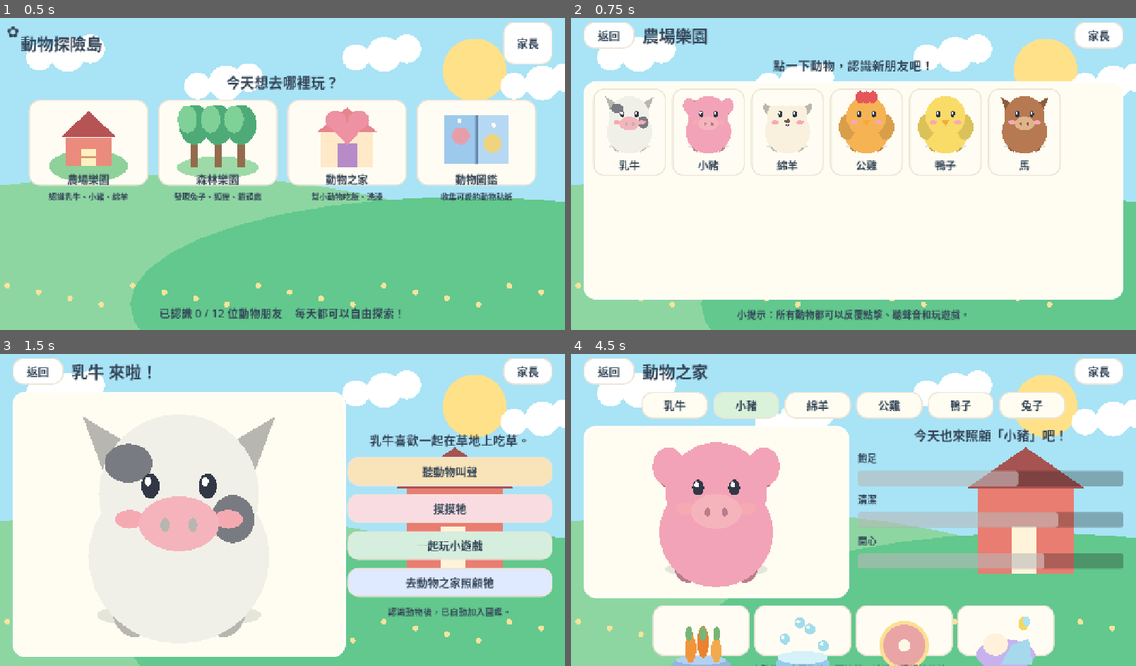
Above: before the commit, frames 1-4 (two rows, left to right).
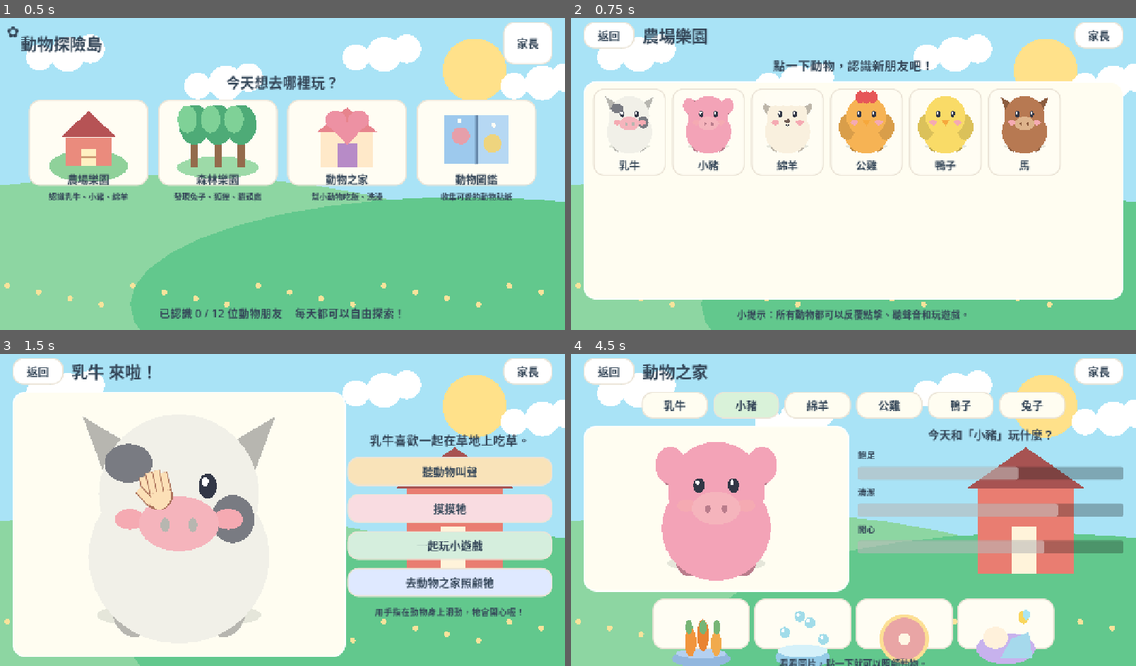
Above: after the commit, the same moments.

Repository: jimmy0933b3-sudo/farm
Game: Godot game, scene res://scenes/Main.tscn
Two runs of this game, one before a commit and one after it. Both use one fixed random seed, a clock stepped at 60 frames per second and the inputs below.
Inputs (mouse positions are in pixels of both pictures, inside the frame that each line leads up to):
- Up to frame 1 (0.5 s): no input
- Up to frame 2 (0.75 s): click (661, 142) at 0.52 s
- Up to frame 3 (1.5 s): click (56, 469) at 1.27 s
- Up to frame 4 (4.5 s): click "返回" at 2 s; click (706, 469) at 2.77 s; click "摸摸牠" at 3.5 s; click "去動物之家照顧牠" at 4.25 s

Frame 1 is identical in both runs. In frame 2, less than 0.1% of the frame differs, in the area x 8-83%, y 32-35%; in frame 3, 1.2%; in frame 4, 17%, in the area x 2-98%, y 23-100%.

Commit message:
feat(gameplay): interactive pet gestures, care reactions and single-entry welcome narration

Diff:
--- a/scripts/AnimalArt.gd
+++ b/scripts/AnimalArt.gd
@@ -77,13 +77,21 @@
 	if animal_id == "owl":
 		_oval(-27,-39,31,38,Color("#FFF4D0"))
 		_oval(27,-39,31,38,Color("#FFF4D0"))
-	# Faces.
-	_oval(-25,-38,8,11,ink)
-	_oval(25,-38,8,11,ink)
-	_oval(-27,-42,3,4,Color.WHITE)
-	_oval(23,-42,3,4,Color.WHITE)
-	_oval(-43,-9,13,8,cheek)
-	_oval(43,-9,13,8,cheek)
+	# Expressive eyes and cheeks for petting, eating, washing, playing and sleeping.
+	if mood == "sleep":
+		draw_arc(Vector2(-25,-37),13.0,0.15,PI-0.15,14,ink,3.5)
+		draw_arc(Vector2(25,-37),13.0,0.15,PI-0.15,14,ink,3.5)
+	elif mood in ["happy","clean","play"]:
+		draw_arc(Vector2(-25,-36),12.0,PI+0.13,TAU-0.13,14,ink,4.0)
+		draw_arc(Vector2(25,-36),12.0,PI+0.13,TAU-0.13,14,ink,4.0)
+	else:
+		_oval(-25,-38,8,11,ink)
+		_oval(25,-38,8,11,ink)
+		_oval(-27,-42,3,4,Color.WHITE)
+		_oval(23,-42,3,4,Color.WHITE)
+	var blush_size = 19.0 if mood in ["happy","clean","play"] else 13.0
+	_oval(-43,-9,blush_size,9,cheek)
+	_oval(43,-9,blush_size,9,cheek)
 	if animal_id in ["duck", "chicken", "owl"]:
 		_poly([Vector2(-16,-19),Vector2(16,-19),Vector2(0,5)],Color("#F6A83C"))
 	elif animal_id in ["cow","pig","horse"]:
@@ -92,16 +100,23 @@
 		_oval(12,-4,4,6,dark)
 	else:
 		_oval(0,-14,9,7,Color("#705C54"))
-		if mood == "happy":
-			draw_arc(Vector2(0,-6),18.0,0.15,PI - 0.15,16,ink,3.0)
+		if mood in ["happy","clean","play","eating"]:
+			draw_arc(Vector2(0,-6),18.0,0.15,PI-0.15,16,ink,3.0)
+		elif mood == "sleep":
+			draw_line(Vector2(-8,-1),Vector2(8,-1),ink,3.0)
 		else:
 			draw_line(Vector2(-9,-3),Vector2(0,3),ink,2.0)
 			draw_line(Vector2(0,3),Vector2(9,-3),ink,2.0)
 	if animal_id == "pig":
 		_oval(-66,-67,22,27,tint)
 		_oval(66,-67,22,27,tint)
-	if mood == "happy":
+	if mood in ["happy","play","clean"]:
 		_oval(69,-110,9,10,Color("#F57892"))
 		_oval(83,-115,9,10,Color("#F57892"))
 		_poly([Vector2(60,-111),Vector2(92,-111),Vector2(76,-92)],Color("#F57892"))
+	if mood == "eating":
+		_oval(-13,25,4,6,Color("#DDB46B"))
+		_oval(16,31,5,5,Color("#DDB46B"))
+	if mood in ["happy","eating","clean","play"] and animal_id in ["cow","pig","horse","duck","chicken","owl"]:
+		draw_arc(Vector2(0,24),18.0,0.15,PI-0.15,16,ink,3.0)
 	draw_set_transform(Vector2.ZERO,0.0,Vector2.ONE)
--- a/scripts/Main.gd
+++ b/scripts/Main.gd
@@ -5,6 +5,8 @@
 const Data = preload("res://scripts/GameData.gd")
 const Store = preload("res://scripts/SaveData.gd")
 const AnimalArt = preload("res://scripts/AnimalArt.gd")
+const PettingArea = preload("res://scripts/PettingArea.gd")
+const CareStage = preload("res://scripts/CareStage.gd")
 const ChoiceArt = preload("res://scripts/ChoiceArt.gd")
 const Backdrop = preload("res://scripts/Backdrop.gd")
 const Synth = preload("res://scripts/Synth.gd")
@@ -20,6 +22,12 @@
 var feedback_label: Label
 var answer_buttons: Array = []
 var adult_unlocked: bool = false
+var petting_area: Control
+var care_stage: Control
+var care_bars: Dictionary = {}
+var care_feedback: Label
+var care_action_buttons: Array = []
+var care_intro_count: int = 0
 
 func _ready() -> void:
 	animals = Data.read_array("res://data/animals.json")
@@ -286,7 +294,13 @@
 	var panel = _panel()
 	panel.size_flags_horizontal = Control.SIZE_EXPAND_FILL
 	main.add_child(panel)
-	panel.add_child(_large_art(info,Vector2(380,390)))
+	petting_area = PettingArea.new()
+	petting_area.setup(info,bool(progress.data["settings"].get("reduce_motion",false)))
+	petting_area.custom_minimum_size = Vector2(380,390)
+	petting_area.size_flags_horizontal = Control.SIZE_EXPAND_FILL
+	petting_area.size_flags_vertical = Control.SIZE_EXPAND_FILL
+	petting_area.stroked.connect(Callable(self,"_on_pet_stroke"))
+	panel.add_child(petting_area)
 	var side = VBoxContainer.new()
 	side.custom_minimum_size = Vector2(465,0)
 	side.alignment = BoxContainer.ALIGNMENT_CENTER
@@ -298,26 +312,24 @@
 	side.add_child(_button("一起玩小遊戲", Callable(self,"show_game").bind(id), Color("#D5EEDD")))
 	if bool(info.get("care",false)):
 		side.add_child(_button("去動物之家照顧牠", Callable(self,"show_care").bind(id), Color("#DFE9FF")))
-	side.add_child(_label("認識動物後，已自動加入圖鑑。", 20))
-	_narrate("你好！我是%s。%s 你可以摸摸我、聽聽聲音，或玩小遊戲。" % [str(info["name"]),str(info["desc"])])
+	side.add_child(_label("用手指在動物身上滑動，牠會開心喔！", 20))
+	_narrate("你好！我是%s。%s 用手指在我身上輕輕滑動，就能摸摸我喔！" % [str(info["name"]),str(info["desc"])])
 
 func _play_animal(id: String) -> void:
 	if bool(progress.data["settings"].get("sound",true)):
 		sound.play_animal(id)
 
-func _pet(id: String) -> void:
-	_play_animal(id)
-	# A happy pose is temporary, next page returns to idle.
-	for child in get_children():
-		if child is MarginContainer:
-			_set_mood_recursive(child)
-
-func _set_mood_recursive(node: Node) -> void:
-	if node is AnimalArt:
-		node.mood = "happy"
-		node.queue_redraw()
-	for child in node.get_children():
-		_set_mood_recursive(child)
+func _pet(_id: String) -> void:
+	# The button is an instruction, not an artificial 'pet success' shortcut.
+	if is_instance_valid(petting_area):
+		petting_area.guide()
+	_narrate("把手指放在動物身上，輕輕來回滑動，讓牠開心！")
+
+func _on_pet_stroke() -> void:
+	# Reward only the first successful stroke with audio; the animation
+	# continues smoothly without restarting a long spoken introduction.
+	if is_instance_valid(petting_area) and int(petting_area.strokes) == 1:
+		_play_animal(selected_animal)
 
 func show_game(animal_id: String) -> void:
 	var level = Data.get_level(levels, animal_id)
@@ -444,7 +456,7 @@
 	# Locked stickers are intentionally non-destructive.
 	pass
 
-func show_care(id: String = "") -> void:
+func show_care(id: String = "", announce: bool = true) -> void:
 	if id != "":
 		selected_animal = id
 	var info = _animal(selected_animal)
@@ -460,7 +472,7 @@
 	for animal in animals:
 		if bool(animal.get("care",false)):
 			var aid = str(animal["id"])
-			tabs.add_child(_button(str(animal["name"]),Callable(self,"show_care").bind(aid),Color("#D9F2D9") if aid == selected_animal else Color("#FFFDF1"),Vector2(150,58)))
+			tabs.add_child(_button(str(animal["name"]),Callable(self,"show_care").bind(aid,false),Color("#D9F2D9") if aid == selected_animal else Color("#FFFDF1"),Vector2(150,58)))
 	var center = HBoxContainer.new()
 	center.size_flags_vertical = Control.SIZE_EXPAND_FILL
 	center.add_theme_constant_override("separation",20)
@@ -468,34 +480,67 @@
 	var photo = _panel()
 	photo.size_flags_horizontal = Control.SIZE_EXPAND_FILL
 	center.add_child(photo)
-	photo.add_child(_large_art(info,Vector2(370,360)))
+	care_stage = CareStage.new()
+	care_stage.setup(info,bool(progress.data["settings"].get("reduce_motion",false)))
+	care_stage.custom_minimum_size = Vector2(370,345)
+	care_stage.size_flags_horizontal = Control.SIZE_EXPAND_FILL
+	care_stage.size_flags_vertical = Control.SIZE_EXPAND_FILL
+	care_stage.action_finished.connect(Callable(self,"_on_care_finished"))
+	photo.add_child(care_stage)
 	var right = VBoxContainer.new()
 	right.size_flags_horizontal = Control.SIZE_EXPAND_FILL
-	right.add_theme_constant_override("separation",14)
+	right.add_theme_constant_override("separation",12)
 	center.add_child(right)
-	right.add_child(_label("今天也來照顧「%s」吧！" % info["name"],29))
+	care_feedback = _label("今天和「%s」玩什麼？" % info["name"],26)
+	right.add_child(care_feedback)
+	care_bars.clear()
 	var stats = progress.care_stats(selected_animal)
 	for pair in [["food","飽足"],["clean","清潔"],["happy","開心"]]:
 		var bar = ProgressBar.new()
-		bar.custom_minimum_size = Vector2(360,34)
+		bar.custom_minimum_size = Vector2(320,30)
 		bar.value = float(stats[pair[0]])
 		bar.show_percentage = false
-		right.add_child(_label(str(pair[1]),21,HORIZONTAL_ALIGNMENT_LEFT))
+		right.add_child(_label(str(pair[1]),20,HORIZONTAL_ALIGNMENT_LEFT))
 		right.add_child(bar)
+		care_bars[str(pair[0])] = bar
 	var actions = HBoxContainer.new()
 	actions.alignment = BoxContainer.ALIGNMENT_CENTER
 	actions.add_theme_constant_override("separation",10)
 	layout.add_child(actions)
+	care_action_buttons.clear()
 	for item in [["feed","餵食"],["wash","洗澡"],["play","玩耍"],["sleep","休息"]]:
-		actions.add_child(_picture_button(str(item[0]),str(item[1]),Callable(self,"_care_action").bind(str(item[0])),Vector2(220,115)))
-	layout.add_child(_label("小動物不會因為沒玩而挨餓，請放心慢慢陪伴牠。",21))
-	_narrate("歡迎來到動物之家！可以點餵食、洗澡、玩耍，或休息的圖片照顧%s。" % str(info["name"]))
+		var button = _picture_button(str(item[0]),str(item[1]),Callable(self,"_care_action").bind(str(item[0])),Vector2(220,115))
+		actions.add_child(button)
+		care_action_buttons.append(button)
+	layout.add_child(_label("看看圖片，點一下就可以照顧動物。",21))
+	if announce:
+		care_intro_count += 1
+		_narrate("歡迎來到動物之家！看看下面的圖片，可以餵食、洗澡、玩耍，或讓%s休息。" % str(info["name"]))
+	elif id != "":
+		_narrate("現在來照顧%s。" % str(info["name"]))
 
 func _care_action(action: String) -> void:
+	if not is_instance_valid(care_stage):
+		return
+	if not bool(care_stage.play_action(action)):
+		return
 	progress.care_for(selected_animal,action)
-	if bool(progress.data["settings"].get("sound",true)):
-		sound.play_good()
-	show_care(selected_animal)
+	var stats = progress.care_stats(selected_animal)
+	for key in care_bars.keys():
+		var bar: ProgressBar = care_bars[key]
+		create_tween().tween_property(bar,"value",float(stats[key]),0.38)
+	var phrases = {"feed":"真好吃！牠開心地吃飯了！","wash":"好多泡泡！洗得乾乾淨淨！","play":"玩得好開心！一起玩球吧！","sleep":"晚安！讓牠舒服地休息。"}
+	care_feedback.text = str(phrases.get(action,"牠很開心！"))
+	for button in care_action_buttons:
+		button.disabled = true
+	# Don't navigate/recreate the care screen. That previously retriggered
+	# _switch and replayed the full 'welcome to animal home' introduction.
+	_narrate(str(phrases.get(action,"真棒！")))
+
+func _on_care_finished(_action: String) -> void:
+	for button in care_action_buttons:
+		if is_instance_valid(button):
+			button.disabled = false
 
 func show_parent_gate() -> void:
 	if adult_unlocked:
